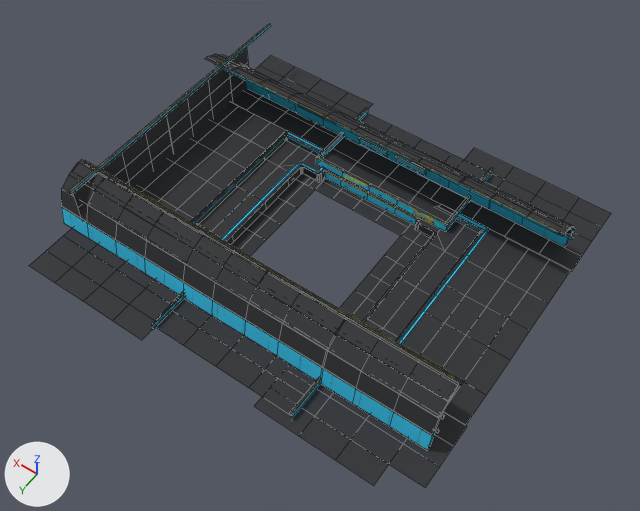
Two versions of the FBX model Assets/PunchPeng/Fbx/PunchPeng_Buillding001.fbx, one commit apart.
One viewpoint serves both versions: a camera (50 mm lens) standing at (-44.1, 62.8, 96.6) and looking at (-1.1, 2.6, 2.0). Lighting does not change. The marker at lower left points along +X, +Y and +Z. Mesh edges are drawn as thin lines. Where no turn or scale is listed for an object, it has been applied to the vertices.

Names of what the first picture shows: 'PunchPeng_Buillding001'.
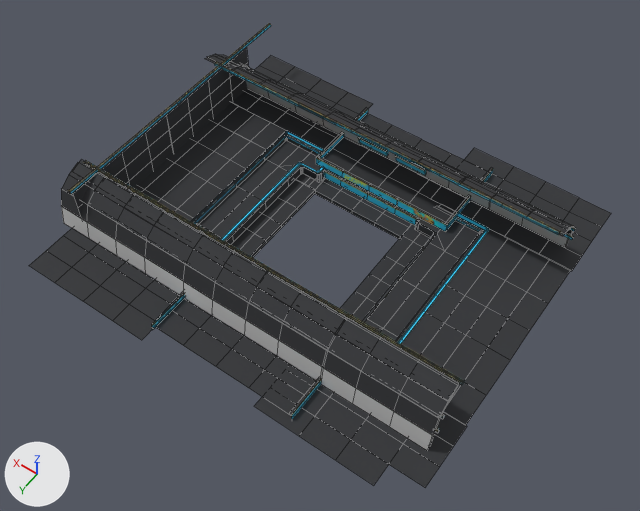
Where the change shows, as pixel boxes (x1, y1, x2, y2) in the pictures (640 x 511 px):
part 1 of me_mesh, built on
    before: (296, 174, 420, 316)
    after: (250, 174, 420, 316)
part 2 of me_mesh, recoloured (cyan to grey)
    both: (61, 81, 569, 450)

What changed in the scene script:
```text
Add mat_22___default:
    mat_22___default = principled_material('22 - Default')
    mat_22___default.base_color = (0.588, 0.588, 0.588)  # light grey #cacaca
    mat_22___default.roughness = 0.859
Change me_mesh:
    used by ob_punchpeng_buillding001; location = (0.0, 0.0, 0.0)
    remove me_mesh.from_pydata(...)  # 1745 vertices, 959 faces; spans x -30.0..31.0, y -27.1..26.8, z -1.2..10.2
    add me_mesh.from_pydata(...)  # 1770 vertices, 980 faces; spans x -30.0..31.0, y -27.1..26.8, z -1.2..10.2
    me_mesh part 1
    12 vertices in x -7.5, y -12.4..13.5, z 0.2 move by (-0.1, 0.0, 0.0)
    5 vertices in x -3.1..12.9, y -8.0, z 0.2 move by (0.0, 0.1, 0.0)
    1 vertex moves from x -7.5, y -8.0, z 0.2 to x -7.6, y -7.9, z 0.2
    25 new vertices lie (0.0, 0.0, -0.8) away from vertices in x -7.5..12.9, y -12.4..13.5, z 0.2
    21 new faces join them, mat_material__26 (picture img_punchpeng_fence001_d_png)
    me_mesh part 2: 42 faces spanning x -27.8..31.0, y -18.2..18.8, z 2.2..5.4 switch from mat_material__26 (picture img_punchpeng_fence001_d_png) to mat_22___default (light grey #cacaca)
```
